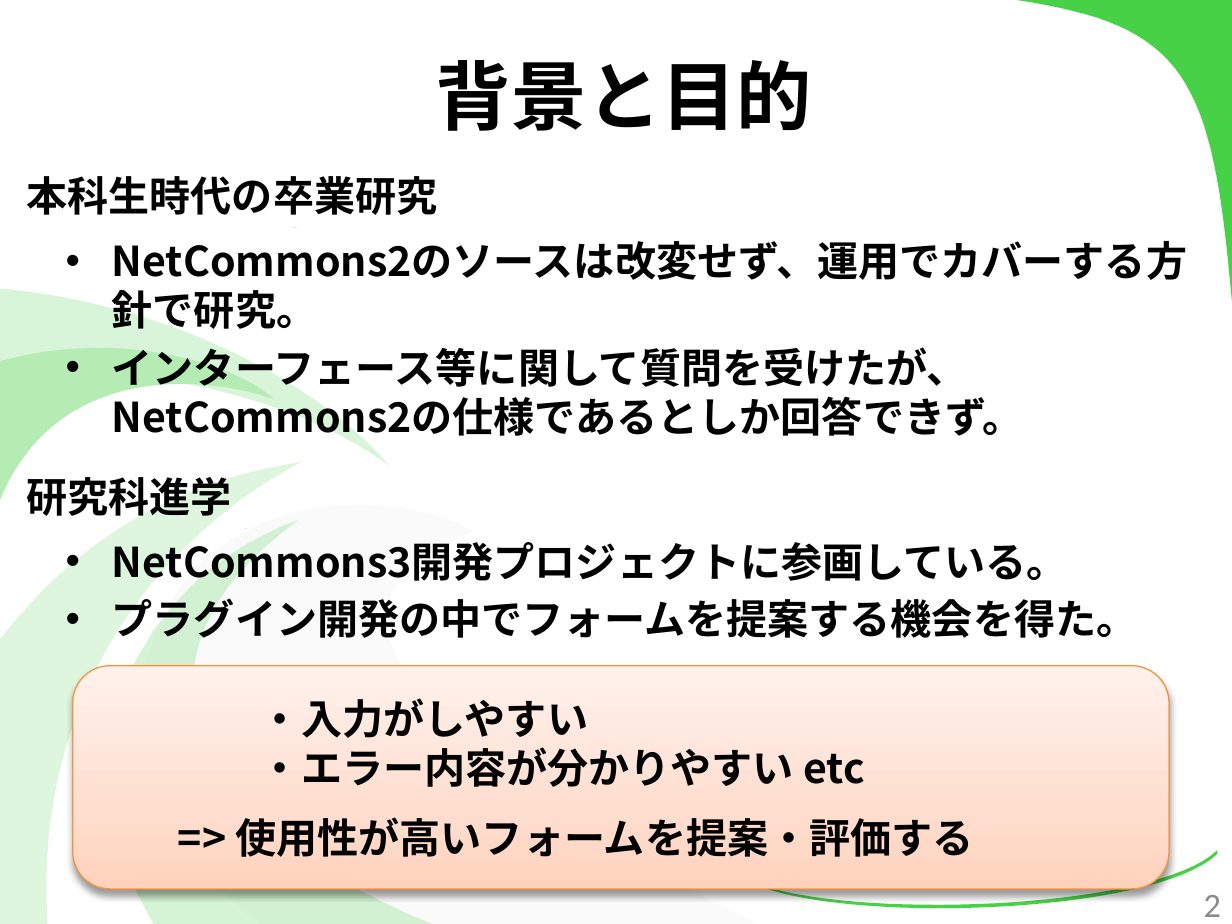
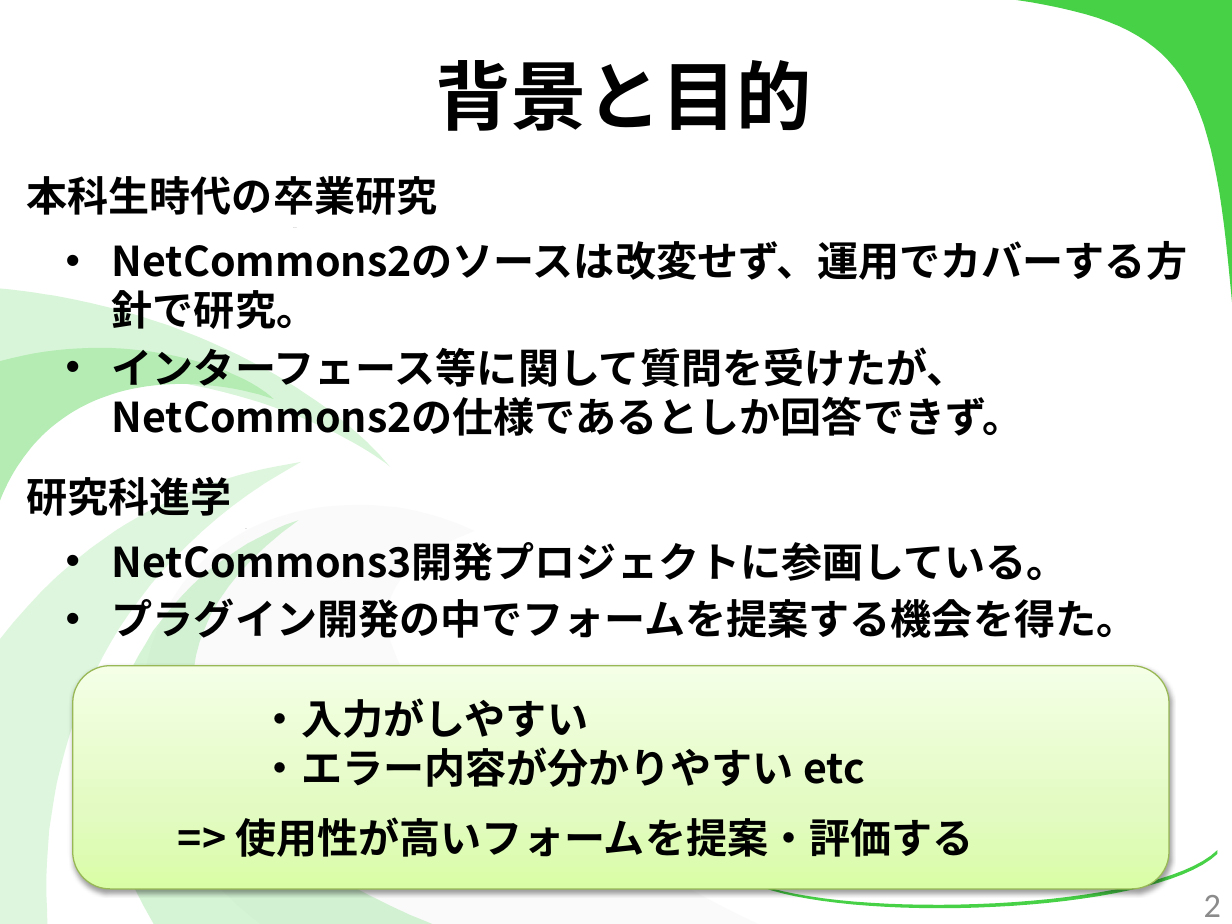
Before and after one commit to kotaro0717/Report-Management, a slide deck: slide 2 of PowerPoint/report_hokada.pptx. Drawn at 1232x924 pixels with LibreOffice and Linux fonts; fonts in the diff are those of the drawing. Boxes give left, top, right and bottom in pixels: in the first picture for what was removed or moved away, otherwise in the second. Text is boxed around its words. In the diff, an @@ line names an element or a change of style, - is before the commit and + after.

Commit message:
使用性の説明修正

```diff
--- a/PowerPoint/report_hokada.pptx
+++ b/PowerPoint/report_hokada.pptx
@@ rounded rectangle "・入力がしやすい" at (x1=73, y1=665, x2=1169, y2=888): fill gradient #FFD2BD to #FFDED0 to #FFF2ED to gradient #DAFDA7 to #E4FCC2 to #F5FFE7; outline #F69240 0.75 pt to #98B955 0.75 pt; shadow changed @@
```
Also in this commit, not shown: 5 other slides changed, 1 other file.
